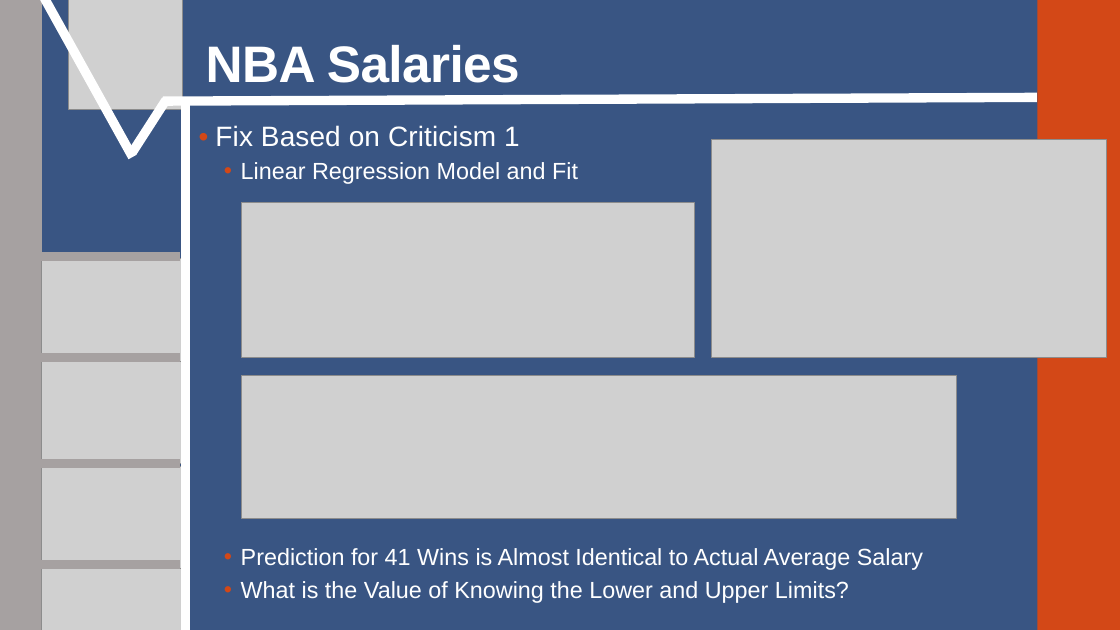
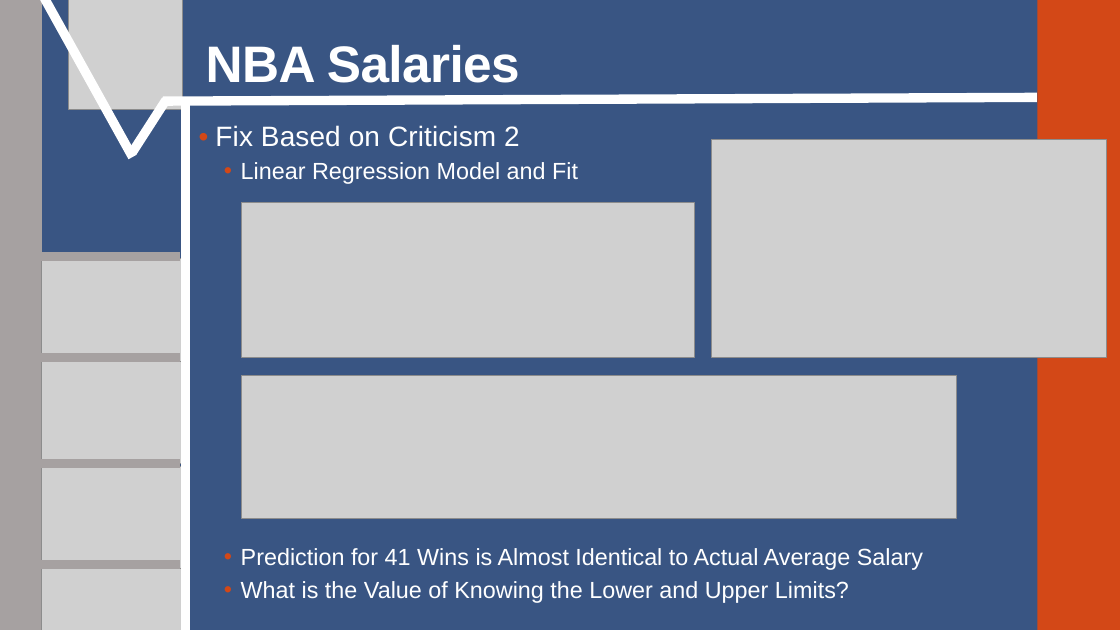
Before and after one commit to SuperMarioGiacomazzo/STOR538_WEBSITE, a slide deck: slide 16 of Slides/Basketball 4/Basketball_4_Lecture.pptx. Drawn at 1120x630 pixels with LibreOffice and Linux fonts; fonts in the diff are those of the drawing; grey boxes stand for pictures. Boxes give left, top, right and bottom in pixels: in the first picture for what was removed or moved away, otherwise in the second. Text is boxed around its words. In the diff, an @@ line names an element or a change of style, - is before the commit and + after.

```diff
--- a/Slides/Basketball 4/Basketball_4_Lecture.pptx
+++ b/Slides/Basketball 4/Basketball_4_Lecture.pptx
@@ text at (215,125,520,147): text changed @@
-• Fix Based on Criticism 1
+• Fix Based on Criticism 2
```
Also in this commit, not shown: 1 other slide changed, 3 other files.
